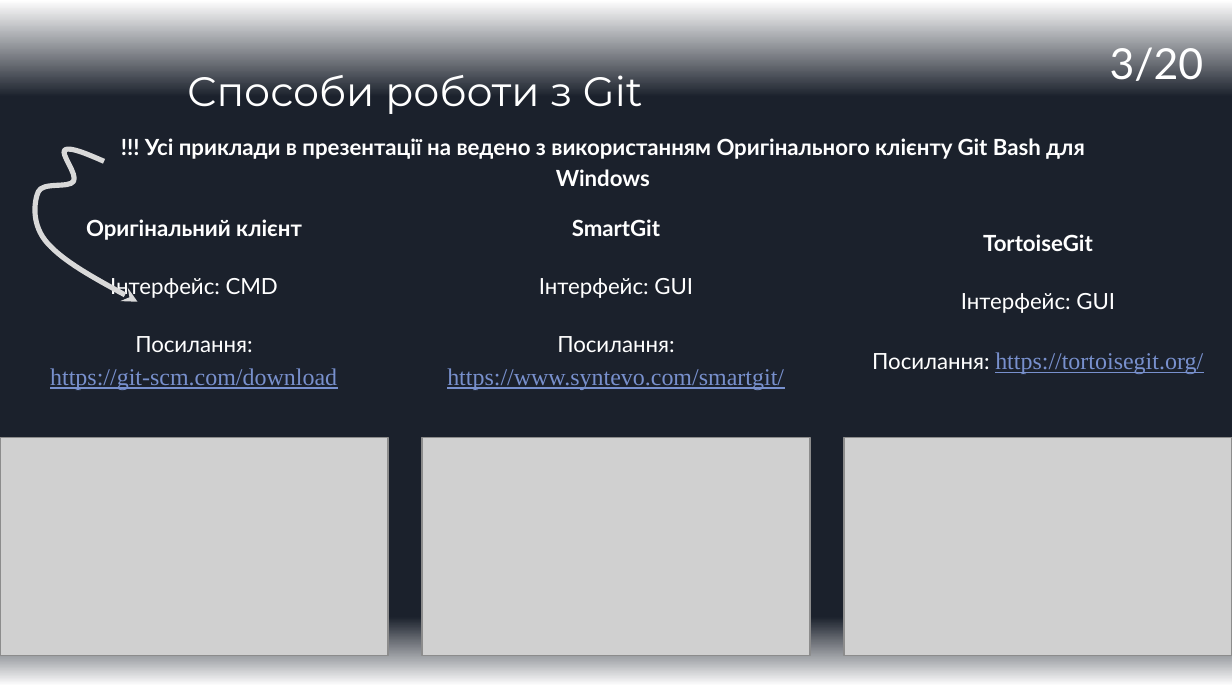
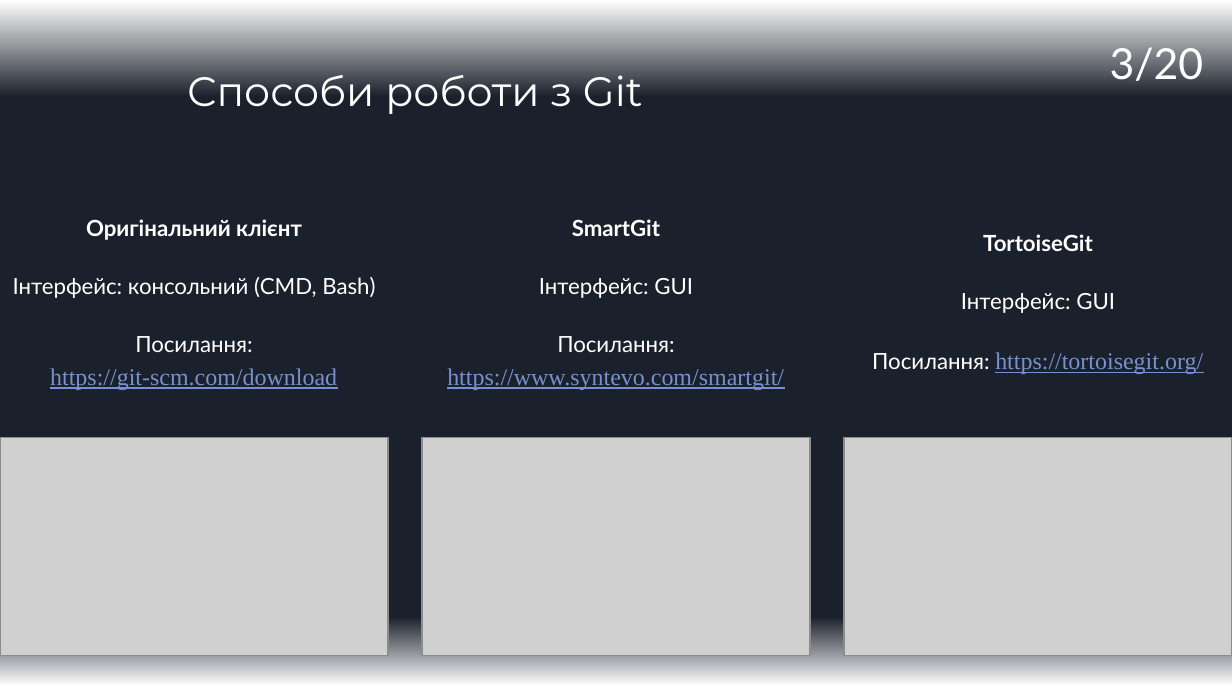
Before and after one commit to ValueOverStatic/IT-carrer-Seminars, a slide deck: slide 3 of Seminar1_Github_v02.pptx. Drawn at 1232x693 pixels with LibreOffice and Linux fonts; fonts in the diff are those of the drawing; grey boxes stand for pictures. Boxes give left, top, right and bottom in pixels: in the first picture for what was removed or moved away, otherwise in the second. Text is boxed around its words. In the diff, an @@ line names an element or a change of style, - is before the commit and + after.

```diff
--- a/Seminar1_Github_v02.pptx
+++ b/Seminar1_Github_v02.pptx
@@ freeform shape removed at bbox=[34, 149, 137, 302] @@
@@ text removed at bbox=[145, 138, 1085, 186] @@
-!!! Усі приклади в презентації на ведено з використанням Оригінального клієнту Git Bash для Windows
@@ text at bbox=[13, 277, 375, 298]: text changed @@
-Інтерфейс: CMD
+Інтерфейс: консольний (CMD, Bash)
```
Also in this commit, not shown: 4 other slides changed, 1 slide removed.
